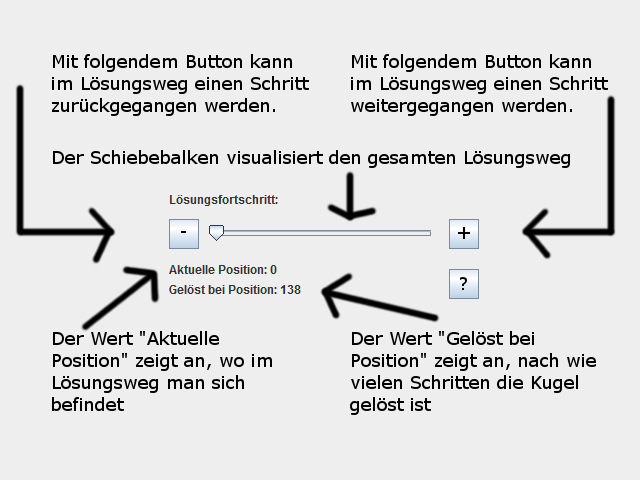
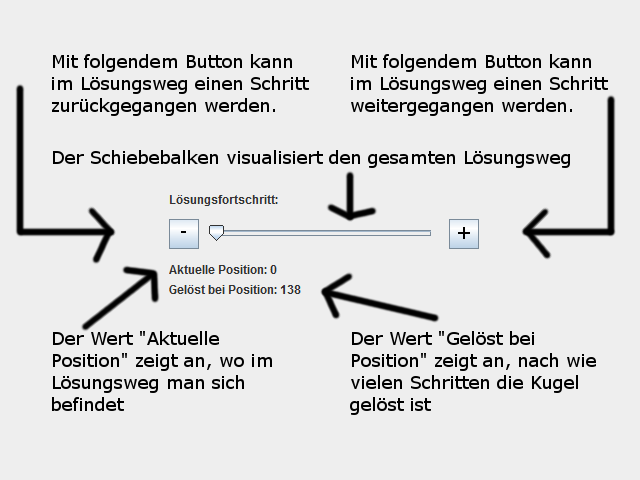
The second 640×480 image is a revision of the first. Changes to its layers:
painted on "Ebene" over [449, 269, 479, 299]
